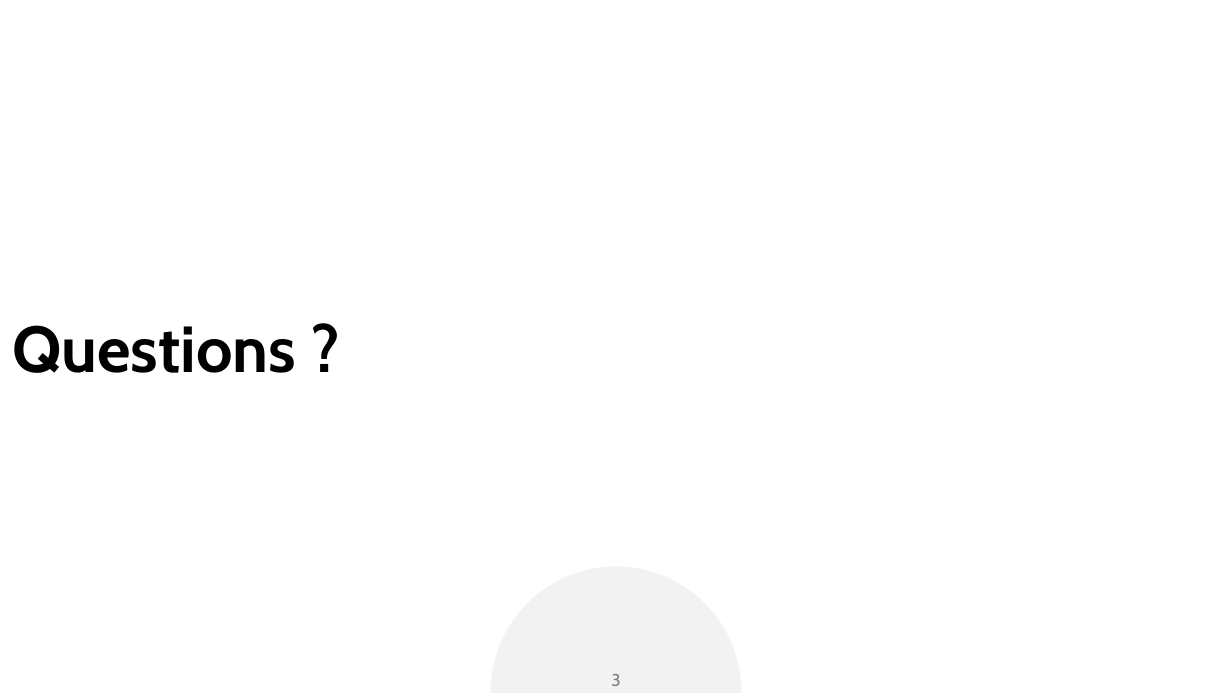
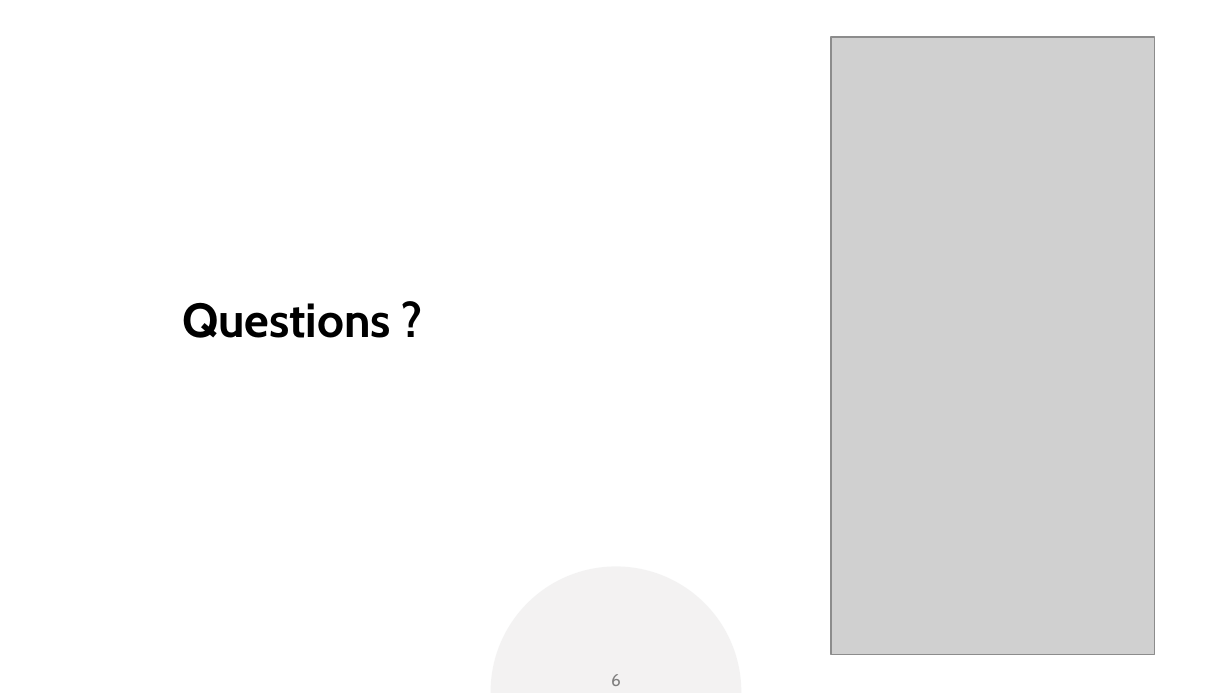
Before and after one commit to val-mon/hackvs, a slide deck: slide 6 of pitch.pptx (slide 3 before the commit). Drawn at 1232x693 pixels with LibreOffice and Linux fonts; fonts in the diff are those of the drawing; grey boxes stand for pictures. Boxes give left, top, right and bottom in pixels: in the first picture for what was removed or moved away, otherwise in the second. Text is boxed around its words. In the diff, an @@ line names an element or a change of style, - is before the commit and + after.

Commit message:
Updated powerpoint

```diff
--- a/pitch.pptx
+++ b/pitch.pptx
@@ picture added at (x1=832, y1=37, x2=1154, y2=654) @@
@@ title "Questions ?" moved from (x1=12, y1=325, x2=296, y2=373) to (x1=182, y1=302, x2=391, y2=338) @@
@@ title "Questions ?" at (x1=182, y1=302, x2=391, y2=338): size 38 to 28 pt; alignment centre to left @@
@@ page number at (x1=611, y1=674, x2=621, y2=686): text changed @@
-3
+6
```
Also in this commit, not shown: 1 other slide changed, 3 slides added.
